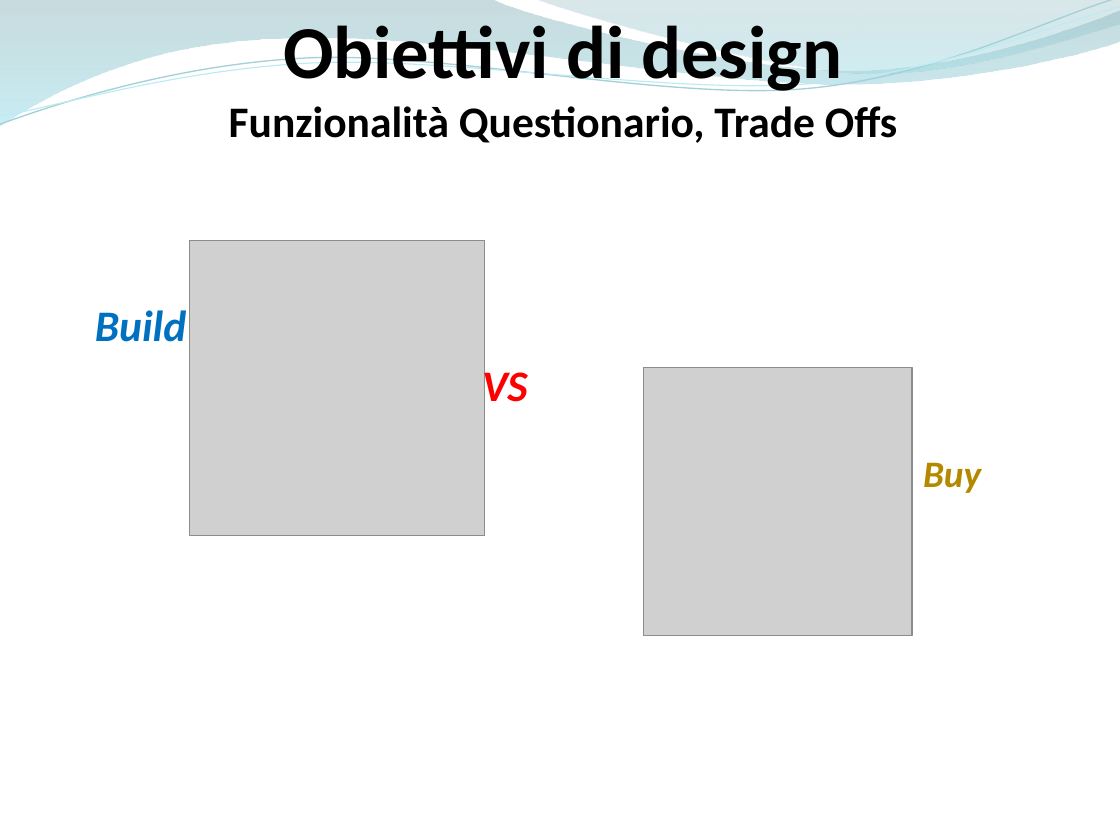
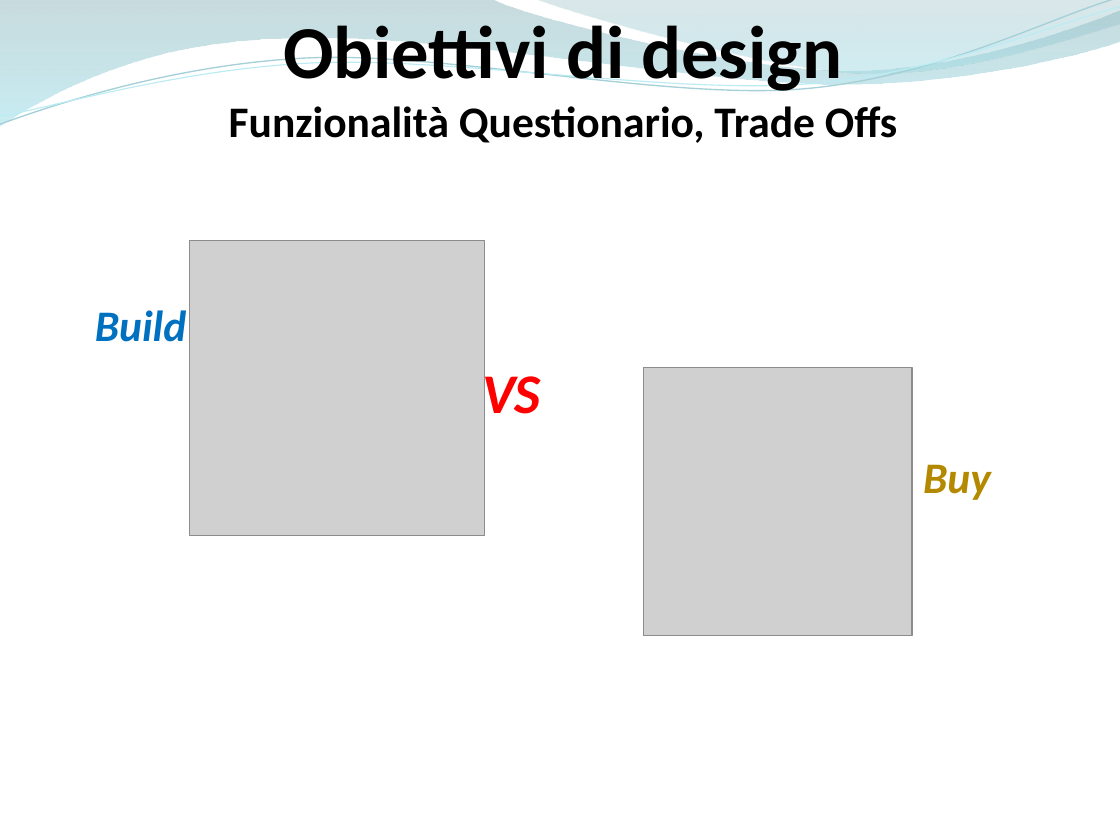
Before and after one commit to ammirate/at-silo, a slide deck: slide 18 of Presentazione/Atsilo3/Atsilo_H_PresentazioneFinale.pptx (slide 19 before the commit). Drawn at 1120x840 pixels with LibreOffice and Linux fonts; fonts in the diff are those of the drawing; grey boxes stand for pictures. Boxes give left, top, right and bottom in pixels: in the first picture for what was removed or moved away, otherwise in the second. Text is boxed around its words. In the diff, an @@ line names an element or a change of style, - is before the commit and + after.

```diff
--- a/Presentazione/Atsilo3/Atsilo_H_PresentazioneFinale.pptx
+++ b/Presentazione/Atsilo3/Atsilo_H_PresentazioneFinale.pptx
@@ text "VS" at [482, 366, 541, 426]: size 28 to 36 pt; more space between paragraphs @@
@@ text "Buy" at [923, 464, 991, 500]: size 24 to 28 pt @@
```
Also in this commit, not shown: 27 other slides changed, 1 slide added, 1 slide removed, 4 other files.
